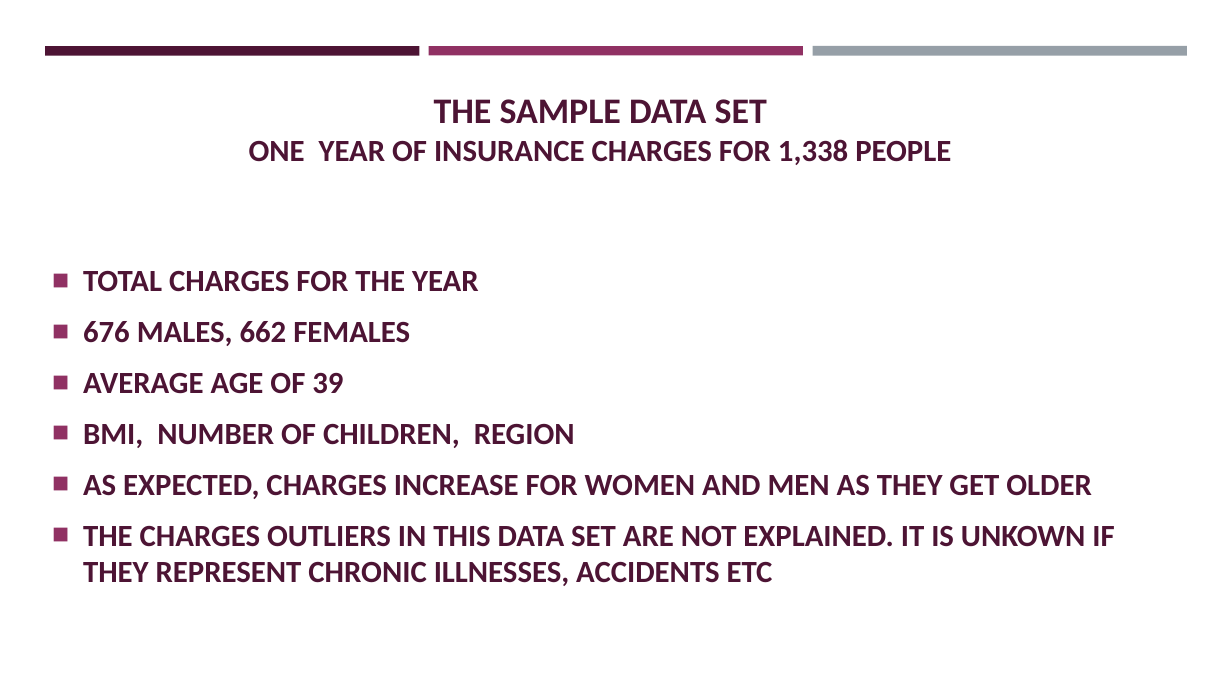
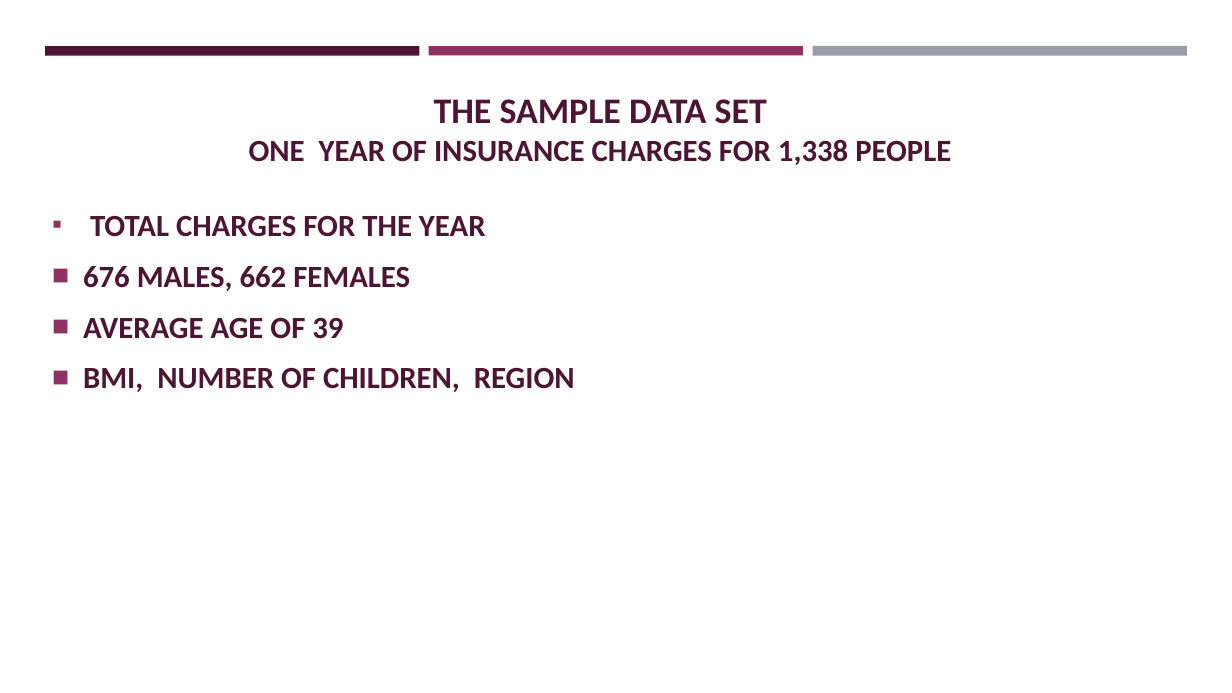
Before and after one commit to Dewalk/final_capstone, a slide deck: slide 2 of Presentation6.pptx (slide 3 before the commit). Drawn at 1232x693 pixels with LibreOffice and Linux fonts; fonts in the diff are those of the drawing. Boxes give left, top, right and bottom in pixels: in the first picture for what was removed or moved away, otherwise in the second. Text is boxed around its words. In the diff, an @@ line names an element or a change of style, - is before the commit and + after.

```diff
--- a/Presentation6.pptx
+++ b/Presentation6.pptx
@@ text "TOTAL CHARGES FOR THE YEAR" at (x1=83, y1=215, x2=575, y2=392): vertical alignment middle to top @@
@@ text at (x1=90, y1=215, x2=486, y2=237): bullet ■ to ▪ @@
@@ text at (x1=83, y1=474, x2=1114, y2=586): paragraphs removed @@
-■ AS EXPECTED, CHARGES INCREASE FOR WOMEN AND MEN AS THEY GET OLDER
-■ THE CHARGES OUTLIERS IN THIS DATA SET ARE NOT EXPLAINED. IT IS UNKOWN IF THEY REPRESENT CHRONIC ILLNESSES, ACCIDENTS ETC
```
Also in this commit, not shown: 5 other slides changed, 2 slides added, 35 other files.
